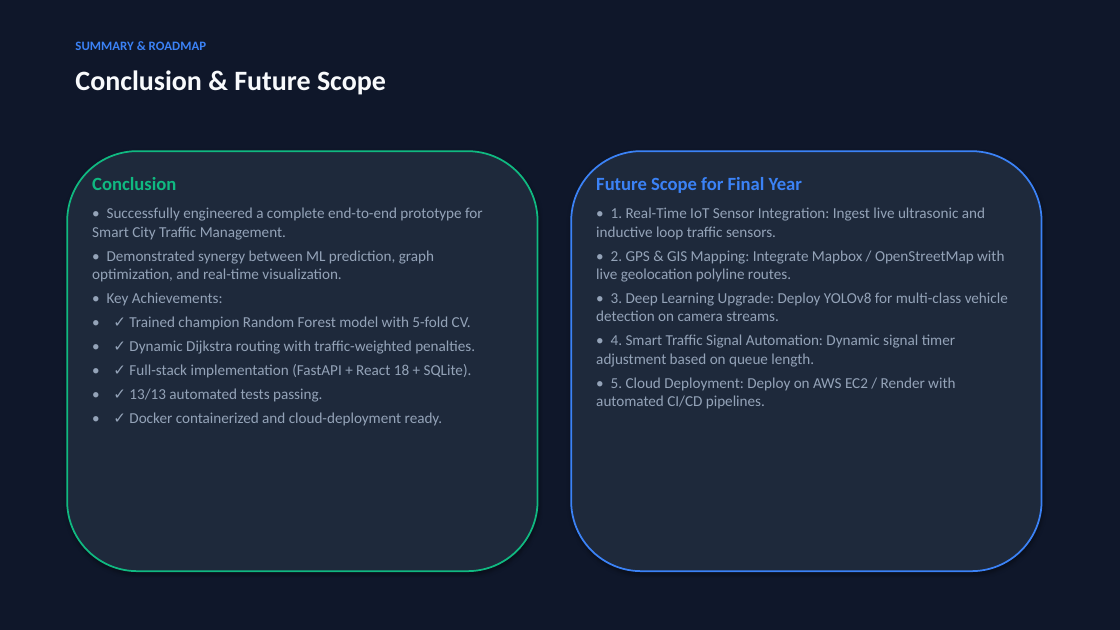
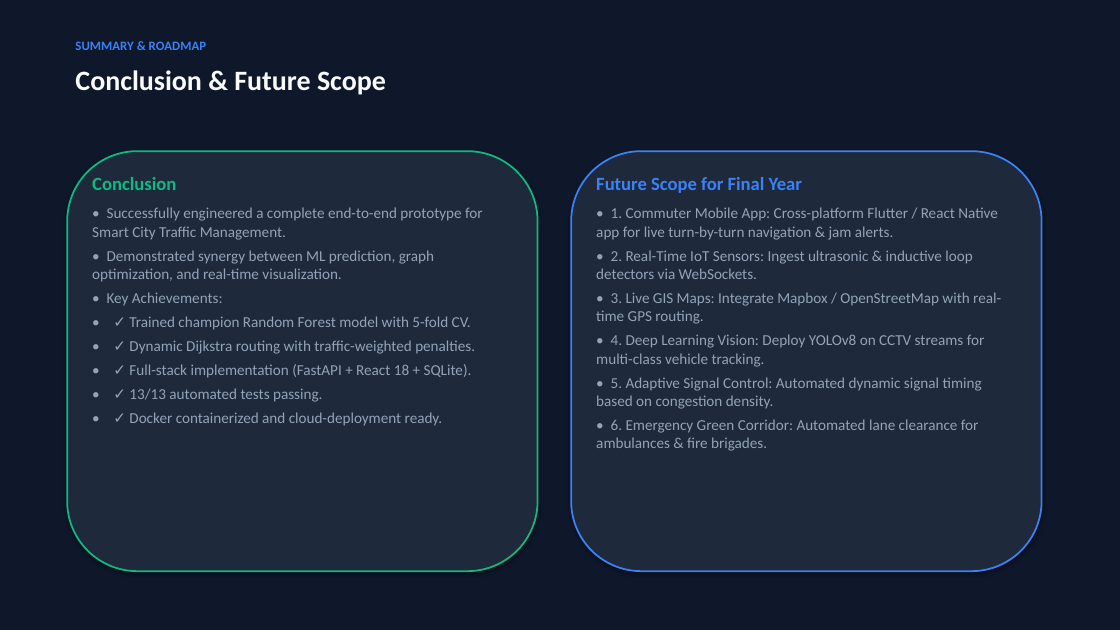
Before and after one commit to deepanshuRajput91134/AI-Traffic-Density-Prediction, a slide deck: slide 12 of ppt/AI_Traffic_Management_Presentation.pptx. Drawn at 1120x630 pixels with LibreOffice and Linux fonts; fonts in the diff are those of the drawing. Boxes give left, top, right and bottom in pixels: in the first picture for what was removed or moved away, otherwise in the second. Text is boxed around its words. In the diff, an @@ line names an element or a change of style, - is before the commit and + after.

Commit message:
feat: add Mobile Application and Emergency Corridor to Future Scope in PPTX, HTML, and README

```diff
--- a/ppt/AI_Traffic_Management_Presentation.pptx
+++ b/ppt/AI_Traffic_Management_Presentation.pptx
@@ text at [596,207,1001,451]: text changed @@
-• 1. Real-Time IoT Sensor Integration: Ingest live ultrasonic and inductive loop traffic sensors.
-• 2. GPS & GIS Mapping: Integrate Mapbox / OpenStreetMap with live geolocation polyline routes.
-• 3. Deep Learning Upgrade: Deploy YOLOv8 for multi-class vehicle detection on camera streams.
-• 4. Smart Traffic Signal Automation: Dynamic signal timer adjustment based on queue length.
-• 5. Cloud Deployment: Deploy on AWS EC2 / Render with automated CI/CD pipelines.
+• 1. Commuter Mobile App: Cross-platform Flutter / React Native app for live turn-by-turn navigation & jam alerts.
+• 2. Real-Time IoT Sensors: Ingest ultrasonic & inductive loop detectors via WebSockets.
+• 3. Live GIS Maps: Integrate Mapbox / OpenStreetMap with real-time GPS routing.
+• 4. Deep Learning Vision: Deploy YOLOv8 on CCTV streams for multi-class vehicle tracking.
+• 5. Adaptive Signal Control: Automated dynamic signal timing based on congestion density.
+• 6. Emergency Green Corridor: Automated lane clearance for ambulances & fire brigades.
```
Also in this commit, not shown: 3 other files.
